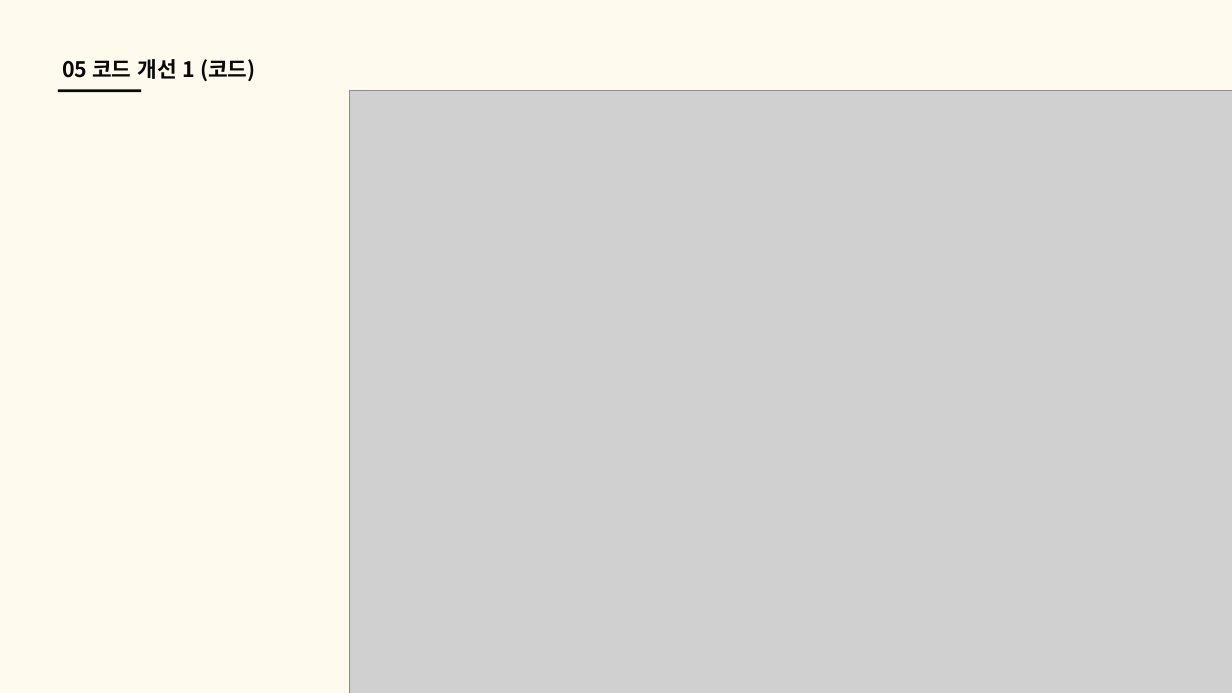
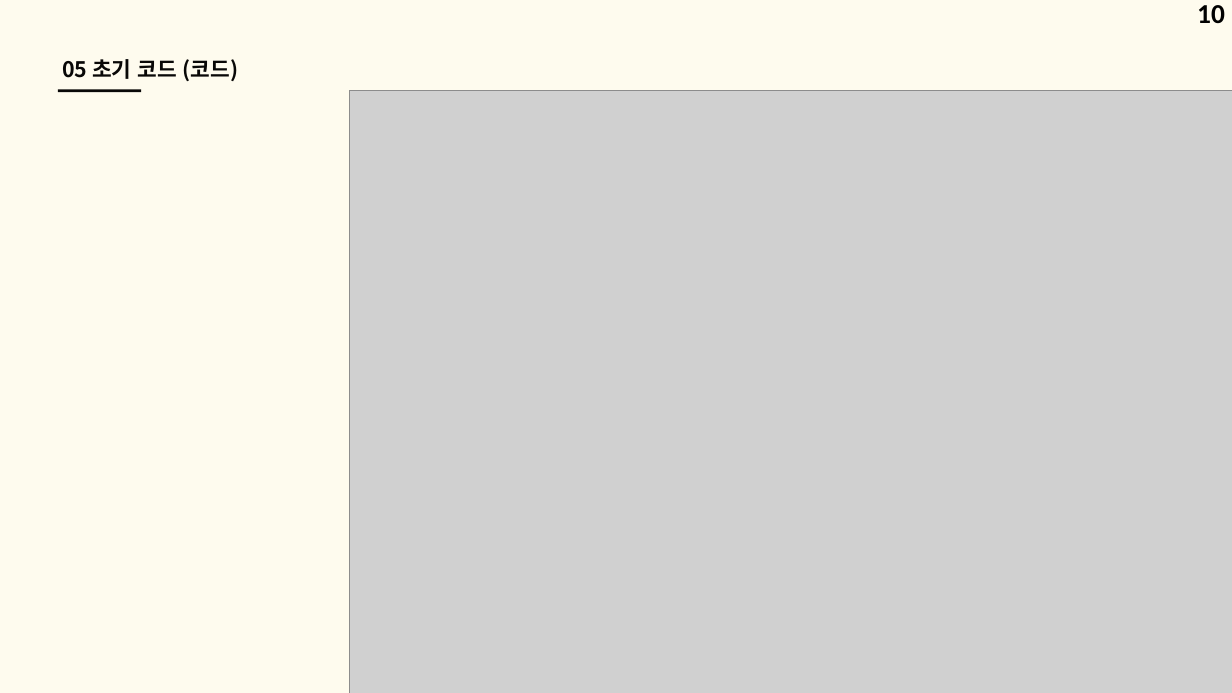
Before and after one commit to good-thing/CargoDriver, a slide deck: slide 10 of 알고리즘 3팀 화물차 알고리즘.pptx (slide 9 before the commit). Drawn at 1232x693 pixels with LibreOffice and Linux fonts; fonts in the diff are those of the drawing; grey boxes stand for pictures. Boxes give left, top, right and bottom in pixels: in the first picture for what was removed or moved away, otherwise in the second. Text is boxed around its words. In the diff, an @@ line names an element or a change of style, - is before the commit and + after.

```diff
--- a/알고리즘 3팀 화물차 알고리즘.pptx
+++ b/알고리즘 3팀 화물차 알고리즘.pptx
@@ page number added at (1197,5,1225,23), 32 pt, text #000000, bold @@
+10
@@ text at (62,59,238,81): text changed @@
-05 코드 개선 1 (코드)
+05 초기 코드 (코드)
```
Also in this commit, not shown: 17 other slides changed, 1 slide added, 19 other files.
